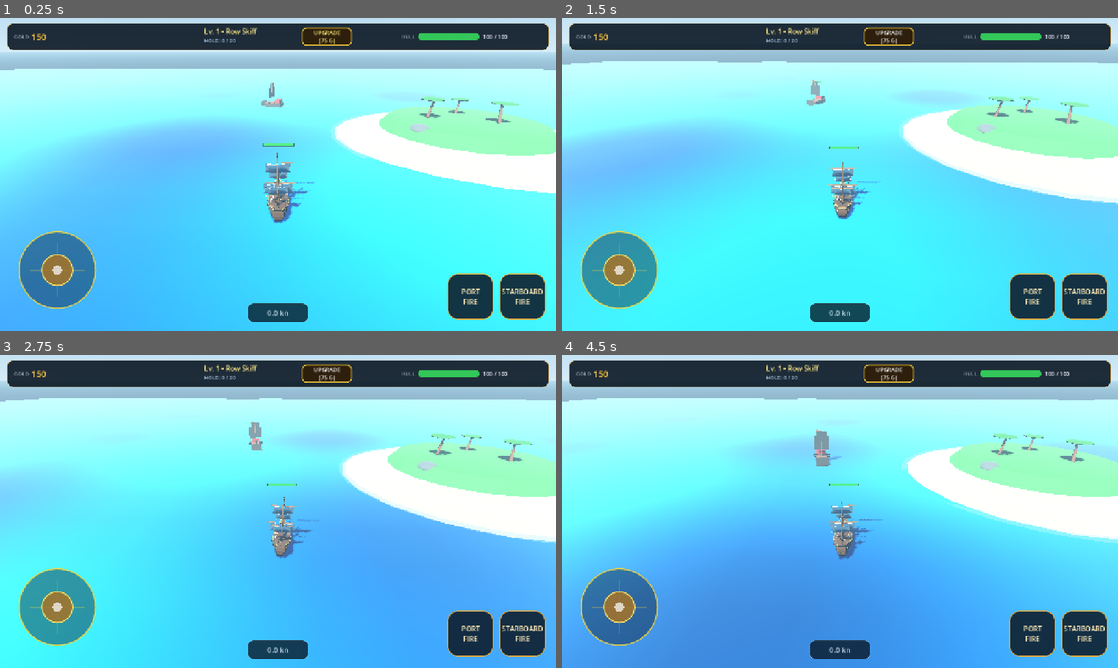
Above: before the commit, frames 1-4 (two rows, left to right).
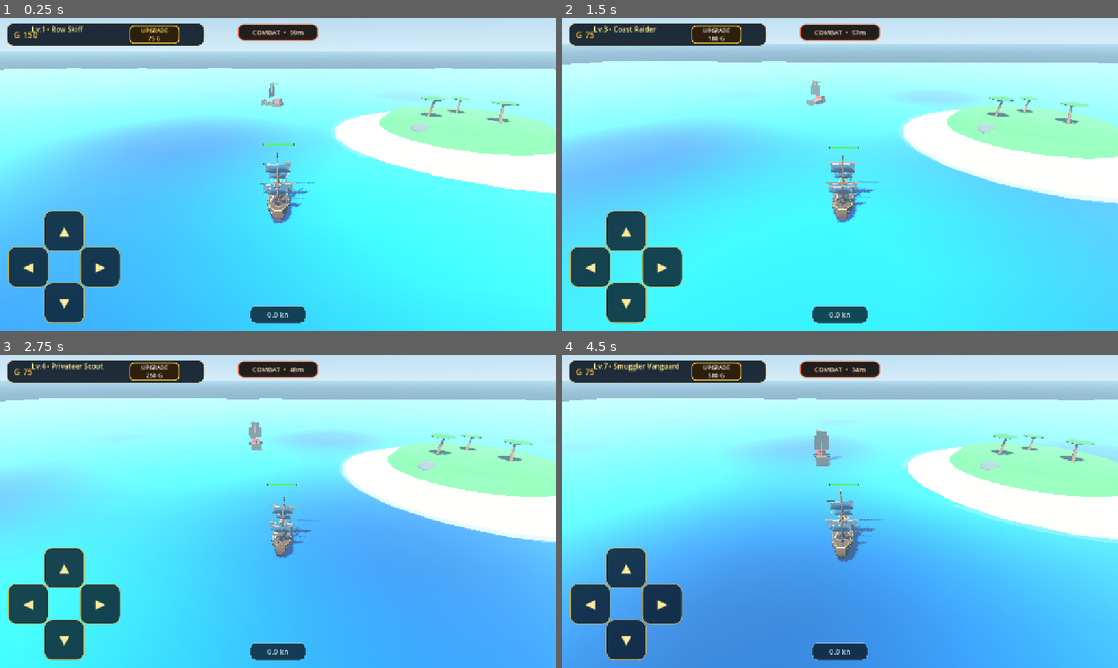
Above: after the commit, the same moments.

Repository: za99405com-ui/Pirate-Seasonline
Game: Godot game, scene res://scenes/world/world.tscn
Same seed, same stepped clock (60 frames per second), same inputs: the game is played once before the commit and once after it.
Inputs:
- Up to frame 1 (0.25 s): no input
- Up to frame 2 (1.5 s): click "UPGRADE (75 G)" (after the commit: "UPGRADE 75 G") at 0.5 s; click "UPGRADE (75 G)" (after the commit: "UPGRADE 120 G") at 1.25 s
- Up to frame 3 (2.75 s): click "UPGRADE (75 G)" (after the commit: "UPGRADE 180 G") at 2 s
- Up to frame 4 (4.5 s): click "UPGRADE (75 G)" (after the commit: "UPGRADE 250 G") at 2.75 s; click "UPGRADE (75 G)" (after the commit: "UPGRADE 340 G") at 3.5 s; click "UPGRADE (75 G)" (after the commit: "UPGRADE 450 G") at 4.25 s

The runs differ from the first frame. In frame 1, 14% of the frame differs, in the area x 0-100%, y 1-98%; in frame 2, 14%; in frame 3, 14%; in frame 4, 14%.
Error before the commit: Parse Error: Identifier "NOTIFICATION_RESIZED" not declared in the current scope. (res://scripts/ui/hud.gd:327)

Commit message:
fix: make responsive dpad valid in CanvasLayer

Diff:
--- a/godot_game/scripts/ui/hud.gd
+++ b/godot_game/scripts/ui/hud.gd
@@ -43,6 +43,8 @@
 	_apply_clean_layout()
 	_create_dpad()
 	_create_combat_indicator()
+	if not get_viewport().size_changed.is_connected(_layout_dpad):
+		get_viewport().size_changed.connect(_layout_dpad)
 
 	_on_gold_changed(GameManager.gold)
 	var current_info := ShipProgressionData.get_level_info(GameManager.current_ship_level)
@@ -322,7 +324,3 @@
 	tween.tween_property(notification_banner, "modulate:a", 1.0, 0.20)
 	tween.tween_interval(1.2)
 	tween.tween_property(notification_banner, "modulate:a", 0.0, 0.30)
-
-func _notification(what: int) -> void:
-	if what == NOTIFICATION_RESIZED and dpad_root:
-		_layout_dpad()
